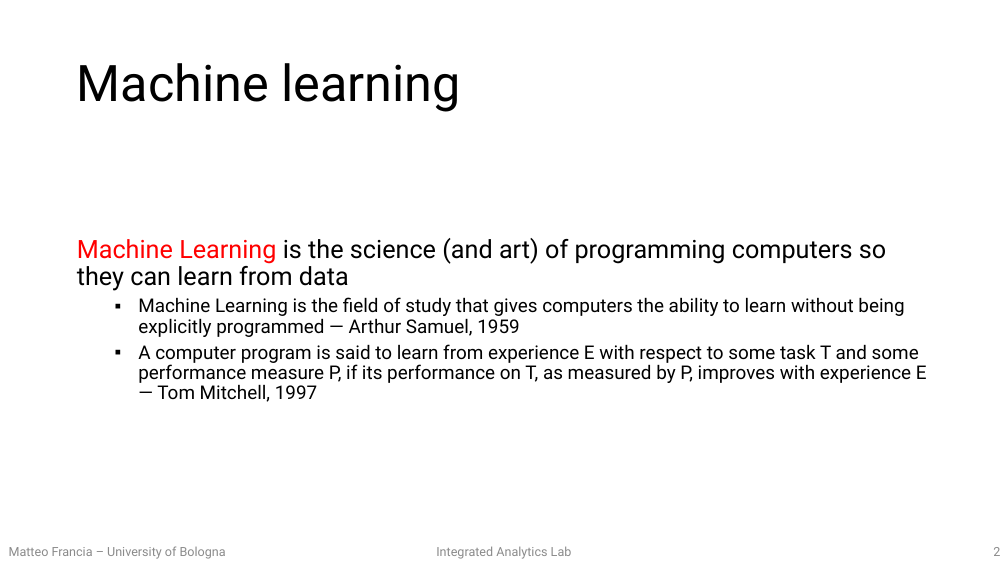
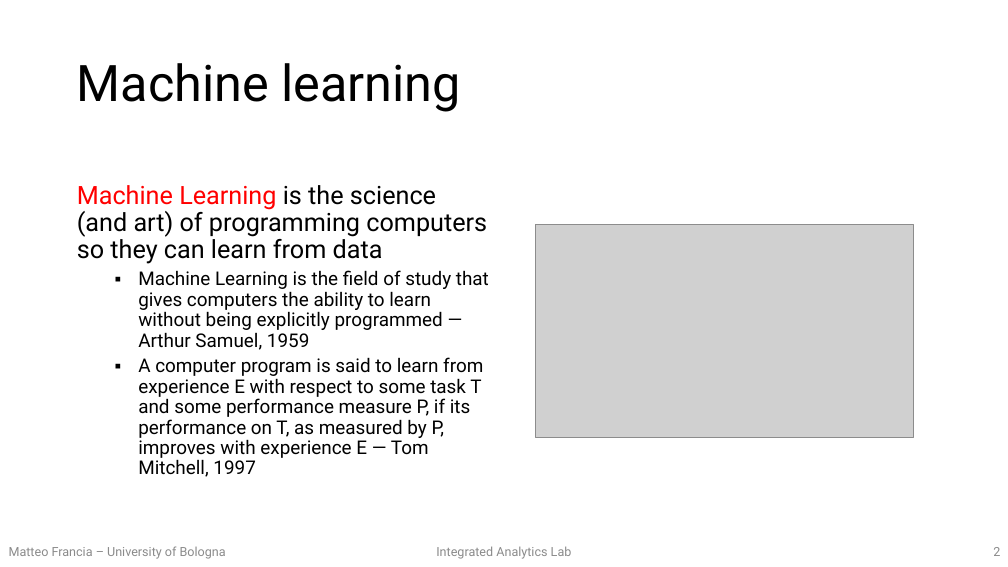
Before and after one commit to w4bo/teaching-handsondatapipelines, a slide deck: slide 2 of 02-MachineLearning/02-slides.pptx. Drawn at 1008x567 pixels with LibreOffice and Linux fonts; fonts in the diff are those of the drawing; grey boxes stand for pictures. Boxes give left, top, right and bottom in pixels: in the first picture for what was removed or moved away, otherwise in the second. Text is boxed around its words. In the diff, an @@ line names an element or a change of style, - is before the commit and + after.

```diff
--- a/02-MachineLearning/02-slides.pptx
+++ b/02-MachineLearning/02-slides.pptx
@@ text "Machine Learning is the science ..." rewrapped from bbox=[77, 238, 927, 402] to bbox=[77, 185, 489, 477] @@
@@ picture added at bbox=[535, 225, 913, 437] @@
```
Also in this commit, not shown: 6 other slides changed, 1 slide added, 1 other file.
